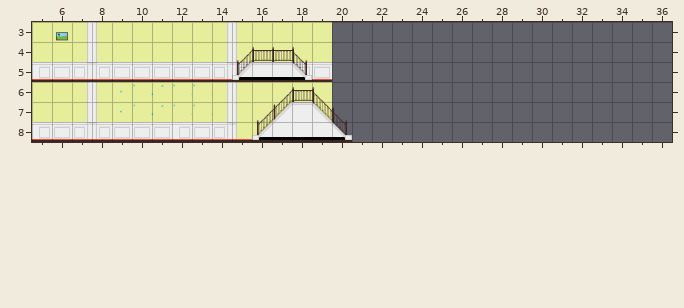
Tiled map: graphics/testtiles.tmx. The picture above is the old version.
Cells are 64x64 px. Shown: x 5..36, y 3..8.
And afterwards:
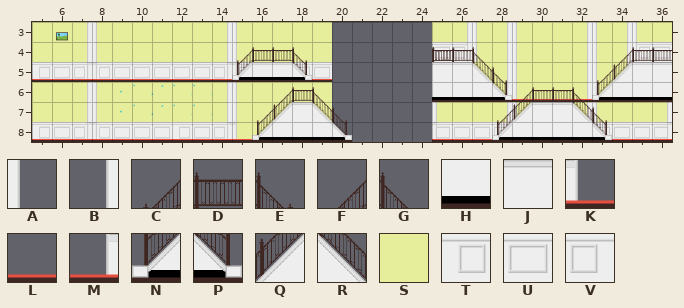
Key: from "testtiles": A 0, B 2, C 3, D 4, E 5, F 6, G 7, H 8, J 9, K 10, L 11, M 12, N 13, P 15, Q 16, R 17, S 23, T 30, U 31, V 32.
_ is an empty cell, . an unchanged one.
Tiles of an added or newly shown layer are drawn over the layers below it.
The edit:
--- layer "background"
@@ x 25..36 @@
-3 ____________
-4 ____________
-5 ..________..
-6 ...______...
-7 _____.._____
-8 ____....____
+3 SSSSSSSSSSSS
+4 UVSSSSSSSSTU
+5 ..SSSSSSSS..
+6 ...SSSSSS...
+7 SSSSS..SSSSS
+8 UUUU....UUUU
--- layer "mid"
@@ x 25..36 @@
-3 .____..____.
-4 _____.._____
-5 _____.._____
-6 ...______...
-7 _..__..__.._
-8 _.._...._.._
+3 .BABA..BABA.
+4 DBABA..BABAD
+5 JJRBA..BABJJ
+6 ...BALLBA...
+7 A..BA..BA..B
+8 K..M....K..M
--- layer "object"
@@ x 25..35 @@
-4 ___......__
-5 ..._....__.
-6 ...______..
+4 DDG......FD
+5 ...E....CQ.
+6 ...PLLLLN..
--- layer "front" (now shown)
@@ x 25..36 @@
-6 ___.____.___
-7 ...______...
-8 ____________
+6 HHH.FDDG.HHH
+7 ...CQJJRE...
+8 LLLNHHHHPLLL
